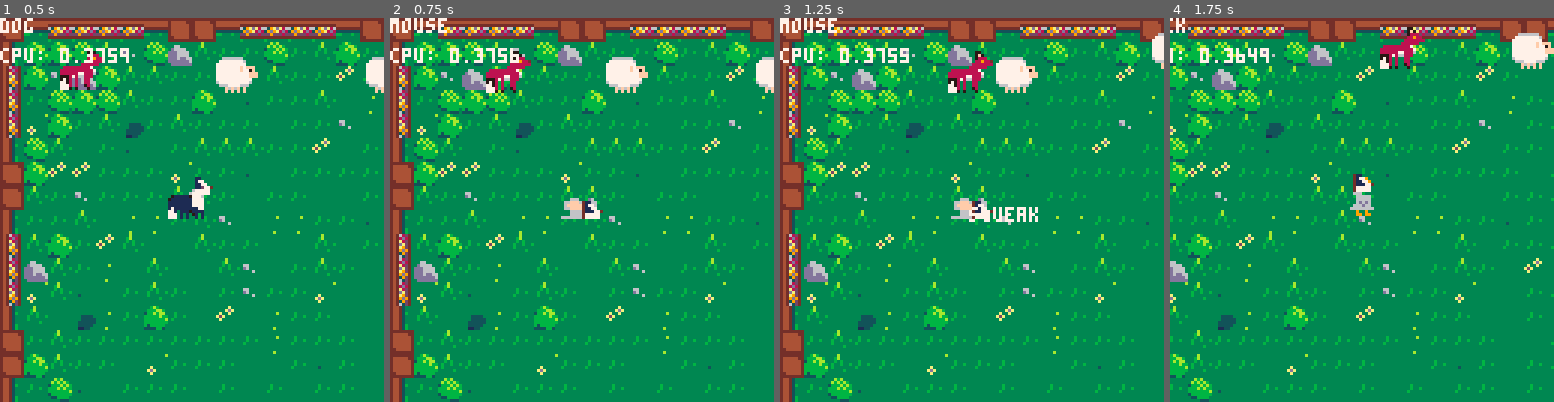
Above: before the commit, frames 1-4 (left to right).
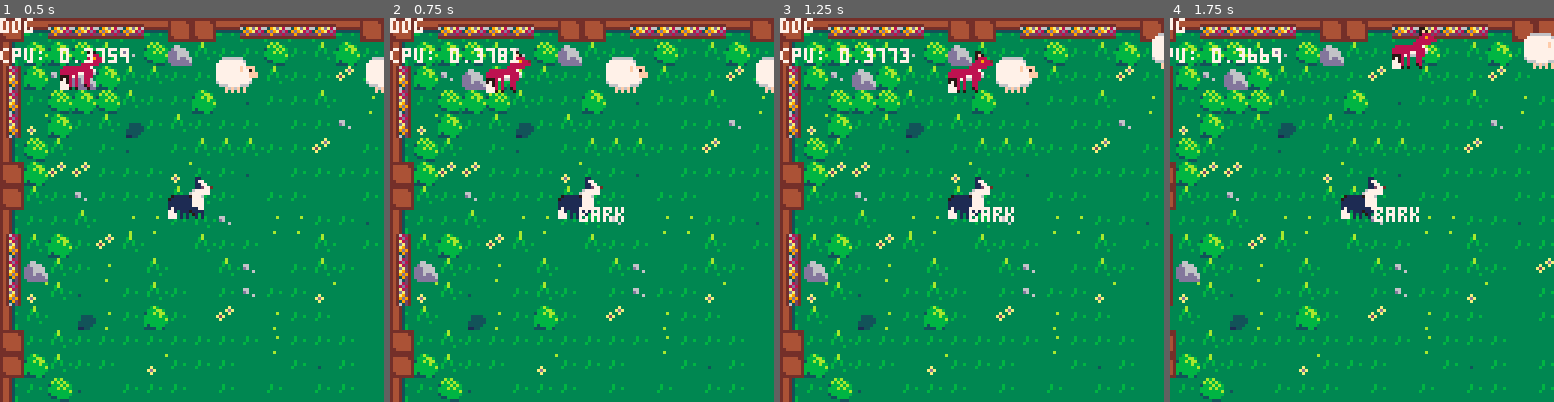
Above: after the commit, the same moments.

Repository: kitasuna/sheepdoggin
Game: PICO-8 cartridge sheepdoggin.p8
Two runs of this game, one before a commit and one after it. Both use one fixed random seed, a clock stepped at 60 frames per second and the inputs below.
Inputs:
- Up to frame 1 (0.5 s): tap X (X key) at 0.33 s
- Up to frame 2 (0.75 s): tap O (Z key) at 0.7 s
- Up to frame 3 (1.25 s): tap X (X key) at 1.07 s
- Up to frame 4 (1.75 s): hold Right from 1.6 s (still down); tap O (Z key) at 1.7 s

Frame 1 is identical in both runs. In frame 2, 1.1% of the frame differs, in the area x 0-61%, y 0-54%; in frame 3, 1.1%; in frame 4, 23%, in the area x 0-100%, y 0-100%.

Commit message:
Remove the ability to change animal with button.

Diff:
--- a/player.lua
+++ b/player.lua
@@ -112,18 +112,7 @@
       self.dy += rnd(self.behavior.waddle)
       self.dy -= rnd(self.behavior.waddle)
   end
-  if btnp(4) then
-      if self.current_animal == "dog" then
-          self.current_animal = "mouse"
-      elseif self.current_animal == "mouse" then
-          self.current_animal = "duck"
-      elseif self.current_animal == "duck" then
-          self.current_animal = "fish"
-      elseif self.current_animal == "fish" then
-          self.current_animal = "dog"
-      end
-  end
-  if btnp(5) then
+  if btnp(4) or btnp(5) then
     if self.behavior.sfx_id then
       sfx(self.behavior.sfx_id)
     end
